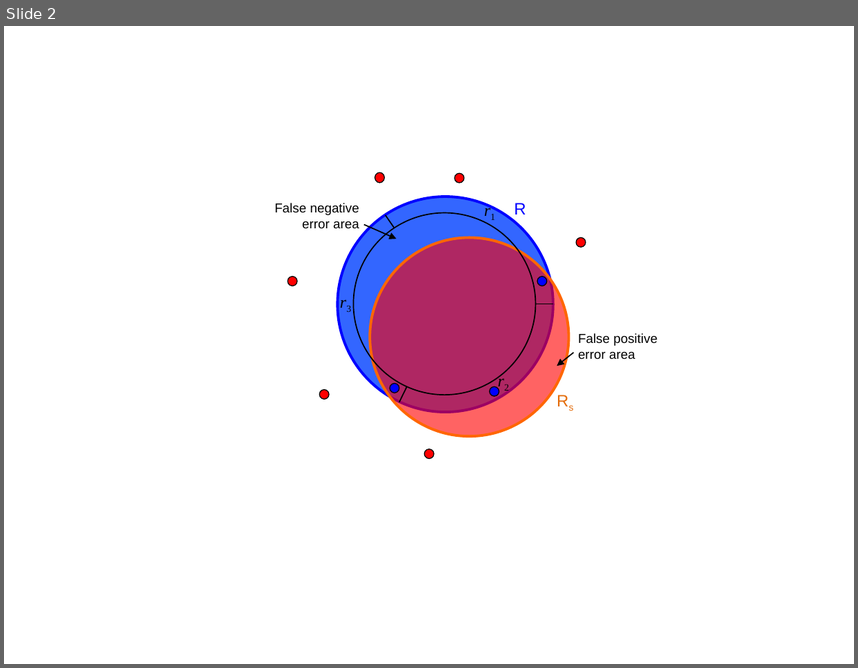
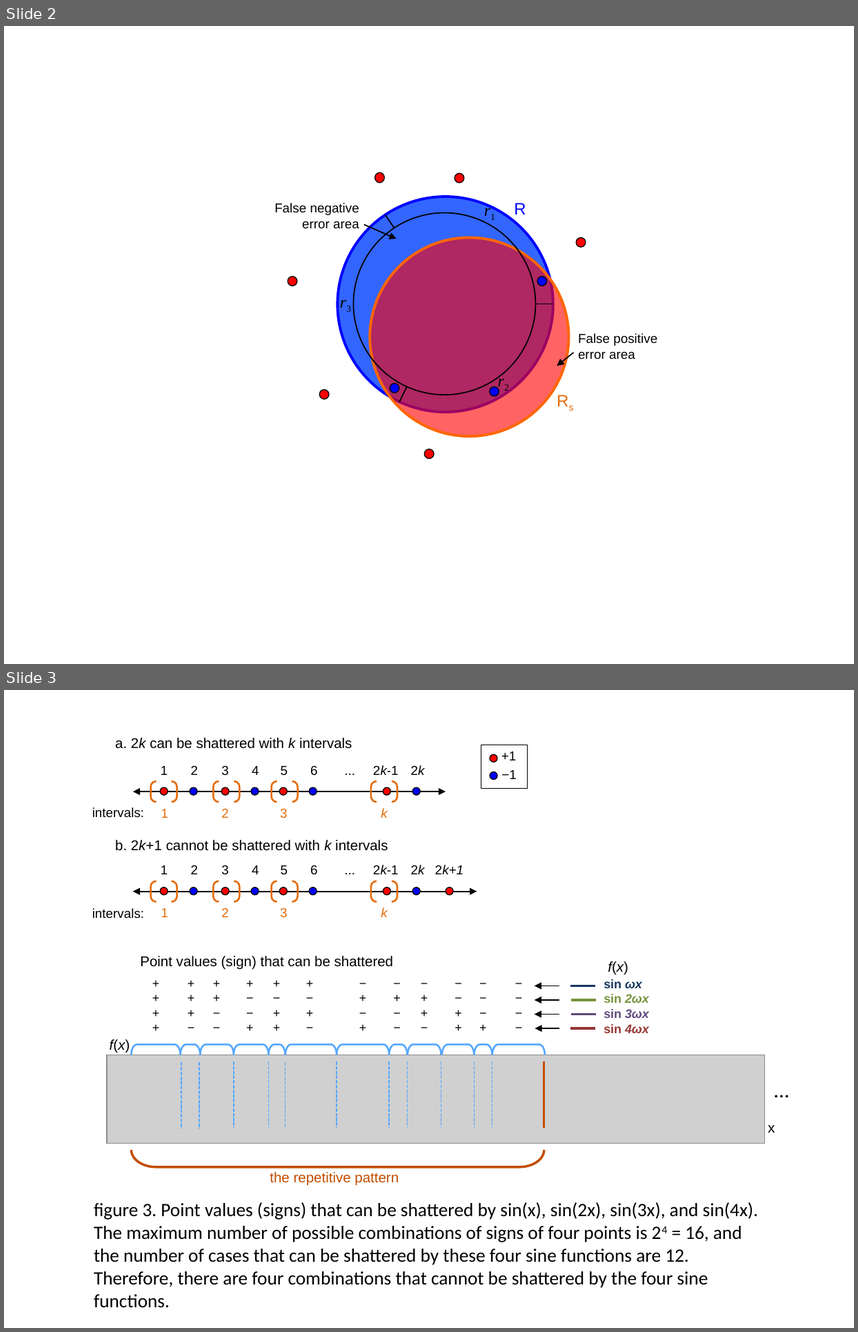
Before and after one commit to wanirepo/ml-hw, a slide deck: learnability/learnability_figures.pptx. Shown one above the other, each under a label of ours: slide 2 before the commit, slides 2 and 3 after it. The pictures are 858x668 and 858x1332 pixels, drawn with LibreOffice and Linux fonts; fonts in the diff are those of the drawing; grey boxes stand for pictures. Boxes give left, top, right and bottom in pixels: in the first picture for what was removed or moved away, otherwise in the second. Text is boxed around its words. In the diff, an @@ line names an element or a change of style, - is before the commit and + after.

```diff
--- a/learnability/learnability_figures.pptx
+++ b/learnability/learnability_figures.pptx
@@ slide 3 added at [4, 690, 854, 1328], background #FFFFFF @@
@@ group added at [92, 738, 527, 918]: 33 texts, 19 ellipses, 8 bracket pairs, 2 double arrows, 1 rectangle @@
+1
+2
+3
+4
+5
+6
+2k-1
+2k
+...
+1
+2
+3
+k
+1
+2
+3
+4
+5
+6
+2k-1
+2k
+...
+1
+2
+3
+k
+2k+1
+a. 2k can be shattered with k intervals
+b. 2k+1 cannot be shattered with k intervals
++1
+−1
+intervals:
+intervals:
@@ group added at [107, 956, 798, 1185]: 19 texts, 16 lines, 13 left brackets, 4 arrows, 1 picture @@
+the repetitive pattern
+...
++
++
++
++
++
++
++
+−
++
++
+−
+−
++
+−
+−
++
++
+−
++
++
++
+−
++
+−
+−
++
+−
++
+−
++
+−
+−
+−
++
++
+−
+−
+−
++
++
+−
+−
+−
++
+−
+−
+−
+−
+sin ωx
+sin 2ωx
+sin 3ωx
+sin 4ωx
+Point values (sign) that can be shattered
+x
+f(x)
+f(x)
@@ text added at [94, 1202, 758, 1308], 16 pt, text #000000 @@
+figure 3. Point values (signs) that can be shattered by sin(x), sin(2x), sin(3x), and sin(4x). The maximum number of possible combinations of signs of four points is 24 = 16, and the number of cases that can be shattered by these four sine functions are 12. Therefore, there are four combinations that cannot be shattered by the four sine functions.
```
Also in this commit, not shown: 1 other slide added, 16 other files.
